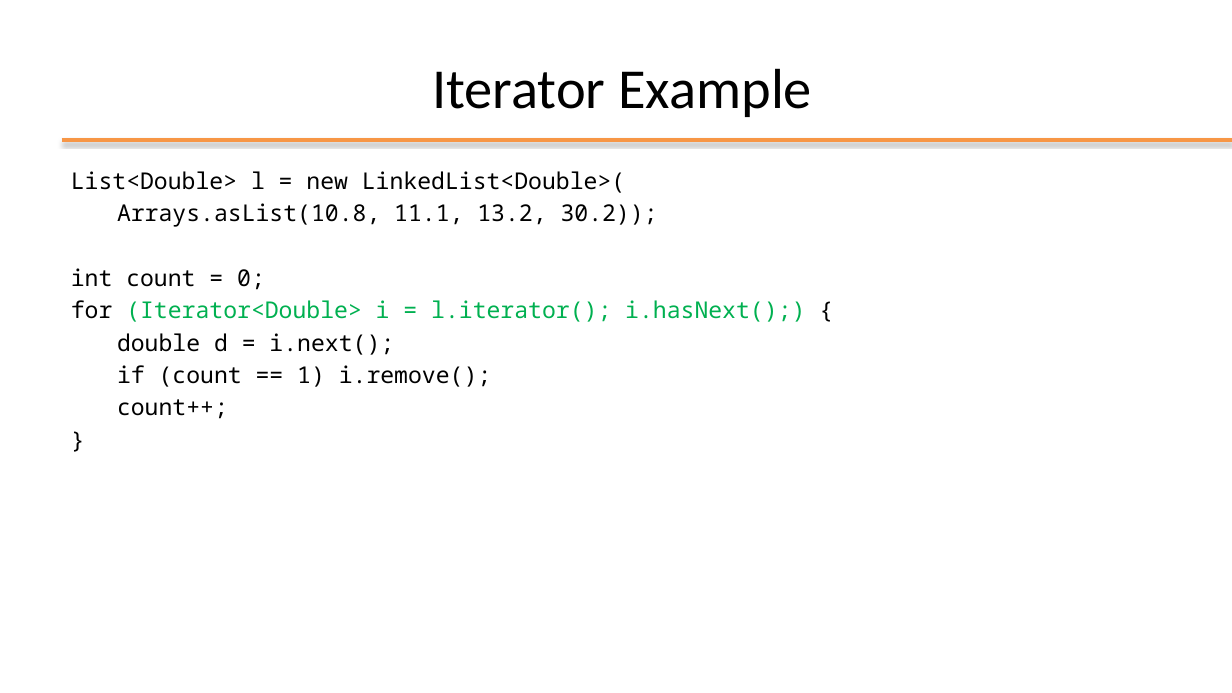
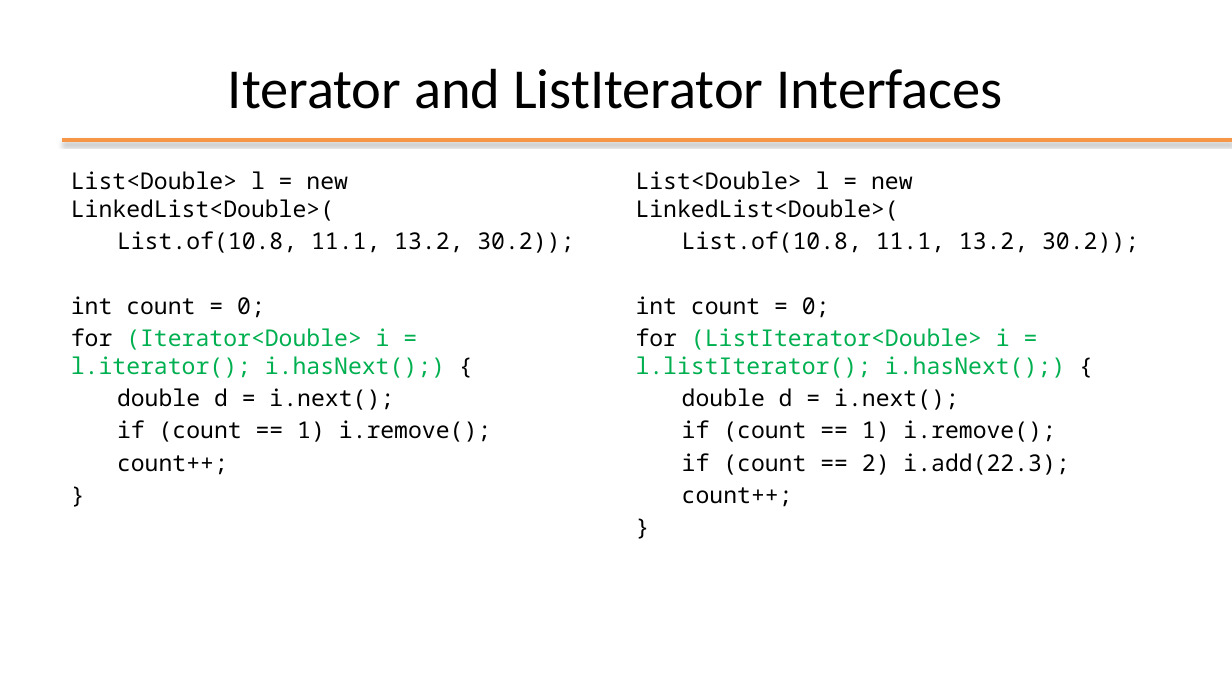
Before and after one commit to plctechnician/ooprogramming, a slide deck: slide 40 of java/slides/ppt/04 - Java Data Structures.pptx (slide 43 before the commit). Drawn at 1232x693 pixels with LibreOffice and Linux fonts; fonts in the diff are those of the drawing; background and template pictures are left out. Boxes give left, top, right and bottom in pixels: in the first picture for what was removed or moved away, otherwise in the second. Text is boxed around its words. In the diff, an @@ line names an element or a change of style, - is before the commit and + after.

```diff
--- a/java/slides/ppt/04 - Java Data Structures.pptx
+++ b/java/slides/ppt/04 - Java Data Structures.pptx
@@ title at (x1=228, y1=68, x2=1003, y2=109): text changed @@
-Iterator Example
+Iterator and ListIterator Interfaces
@@ text added at (x1=636, y1=171, x2=1139, y2=507), 18 pt, text #000000 @@
+List<Double> l = new LinkedList<Double>(
+List.of(10.8, 11.1, 13.2, 30.2));
+int count = 0;
+for (ListIterator<Double> i = l.listIterator(); i.hasNext();) {
+double d = i.next();
+if (count == 1) i.remove();
+if (count == 2) i.add(22.3);
+count++;
+}
@@ text at (x1=117, y1=231, x2=574, y2=253): text changed @@
-Arrays.asList(10.8, 11.1, 13.2, 30.2));
+List.of(10.8, 11.1, 13.2, 30.2));
```
Also in this commit, not shown: 14 other slides changed, 6 slides removed, 1 other file.
